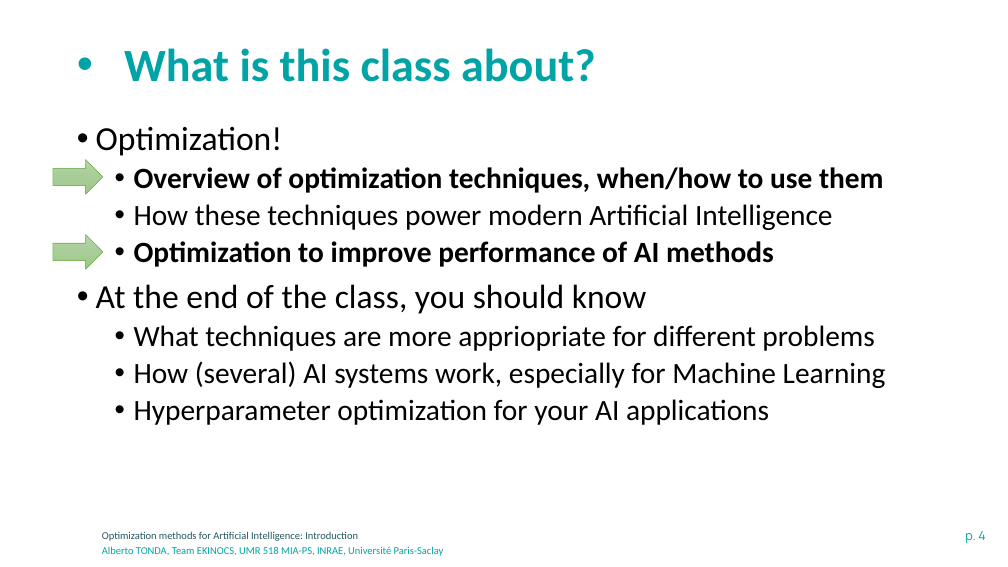
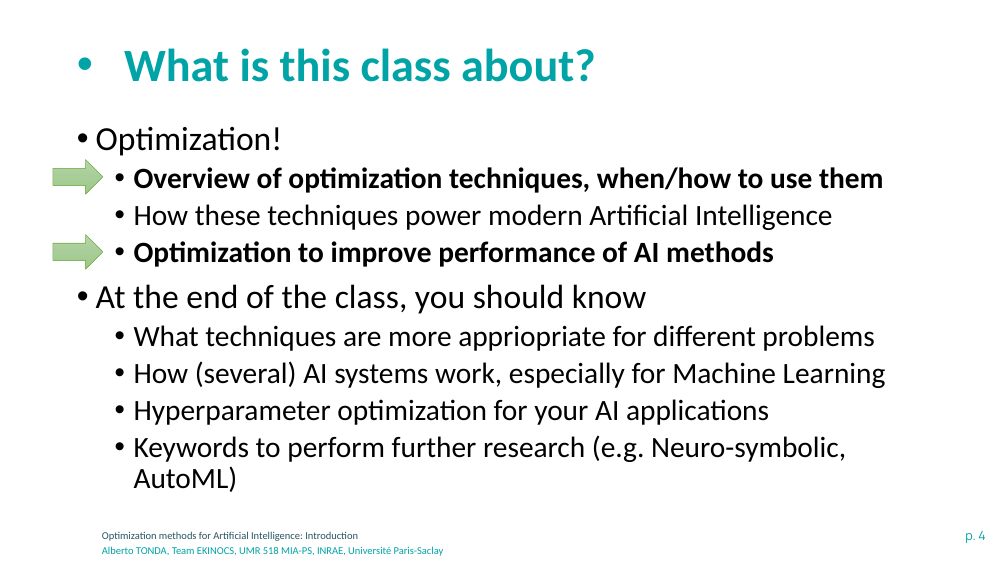
Before and after one commit to albertotonda/teaching, a slide deck: slide 4 of optimization-methods-for-artificial-intelligence/introduction.pptx. Drawn at 1008x567 pixels with LibreOffice and Linux fonts; fonts in the diff are those of the drawing; background and template pictures are left out. Boxes give left, top, right and bottom in pixels: in the first picture for what was removed or moved away, otherwise in the second. Text is boxed around its words. In the diff, an @@ line names an element or a change of style, - is before the commit and + after.

```diff
--- a/optimization-methods-for-artificial-intelligence/introduction.pptx
+++ b/optimization-methods-for-artificial-intelligence/introduction.pptx
@@ text at bbox=[134, 435, 846, 492]: paragraph added @@
+  • Keywords to perform further research (e.g. Neuro-symbolic, AutoML)
```
Also in this commit, not shown: 1 slide added, 2 other files.
